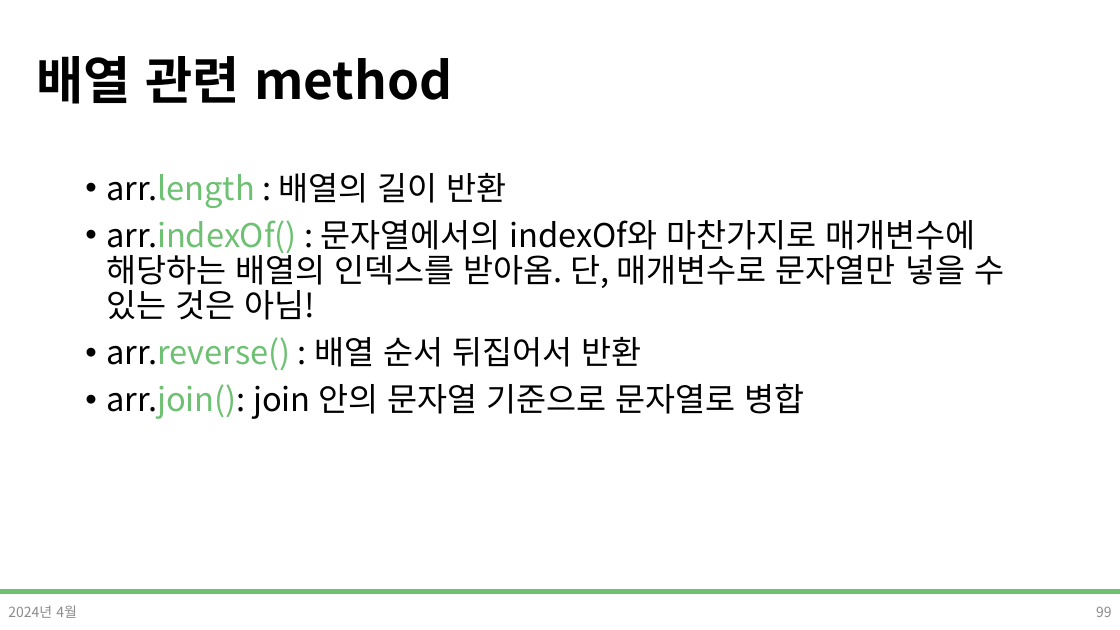
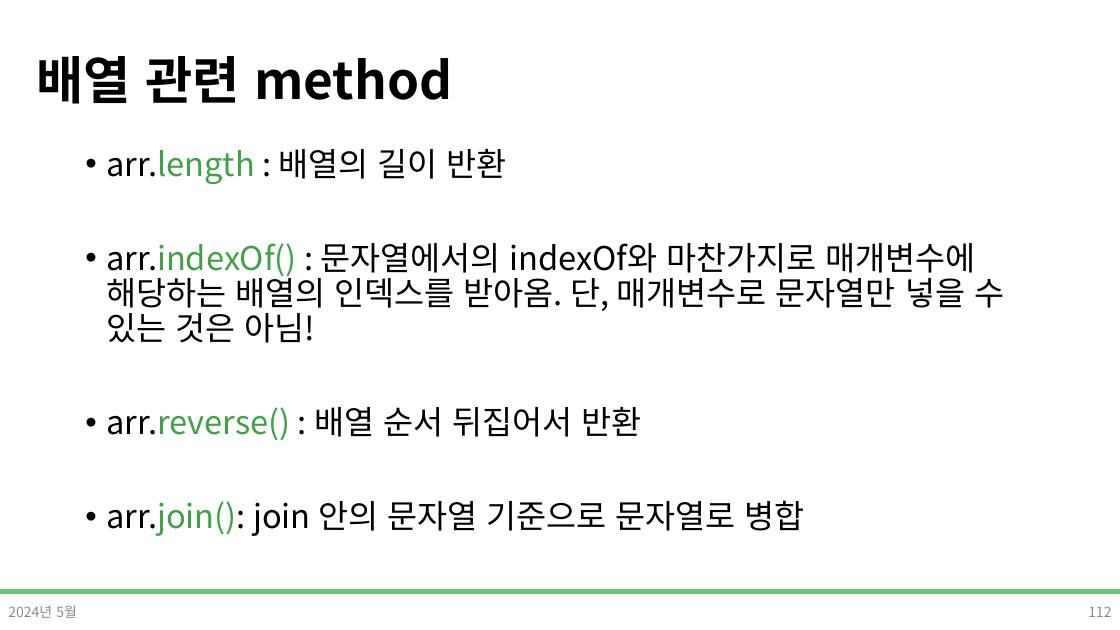
Before and after one commit to DevDamon0527/SeSAC_Yeongdeungpo_Campus_6th, a slide deck: slide 112 of material/[SeSAC_YDP_6] 04-1_Javascript.pptx (slide 99 before the commit). Drawn at 1120x630 pixels with LibreOffice and Linux fonts; fonts in the diff are those of the drawing; background and template pictures are left out. Boxes give left, top, right and bottom in pixels: in the first picture for what was removed or moved away, otherwise in the second. Text is boxed around its words. In the diff, an @@ line names an element or a change of style, - is before the commit and + after.

```diff
--- a/material/[SeSAC_YDP_6] 04-1_Javascript.pptx
+++ b/material/[SeSAC_YDP_6] 04-1_Javascript.pptx
@@ text "arr.length : 배열의 길이 반환": place and size @@
-text "arr.length : 배열의 길이 반환" at box(106, 173, 1004, 419)
+text "arr.length : 배열의 길이 반환" at box(106, 149, 1004, 536)
@@ text "arr.length : 배열의 길이 반환" at box(106, 149, 1004, 536): text colour #6EC173 to #449F4A in "arr.length", "arr.indexOf()", "arr.reverse()", "arr.join():" @@
@@ text at box(8, 605, 77, 618): text changed @@
-2024년 4월
+2024년 5월
@@ page number at box(1088, 606, 1111, 617): text changed @@
-99
+112
```
Also in this commit, not shown: 89 other slides changed, 16 slides added, 3 slides removed, 16 other files.
